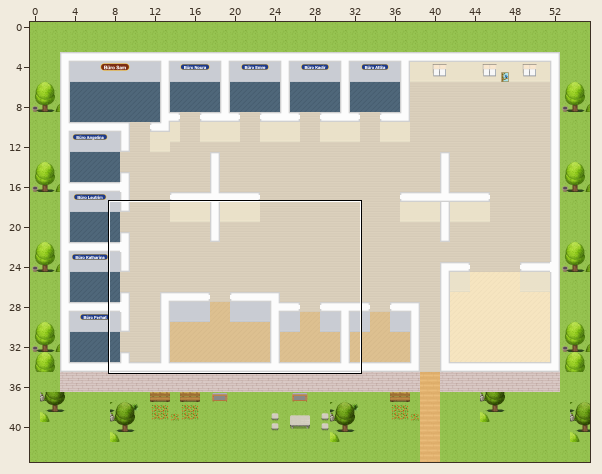
One commit to this Tiled map (JSON): sw-office.tmj. The first picture is a wide view before the edit; the outline marks the close-up.
Close-up. Old version:
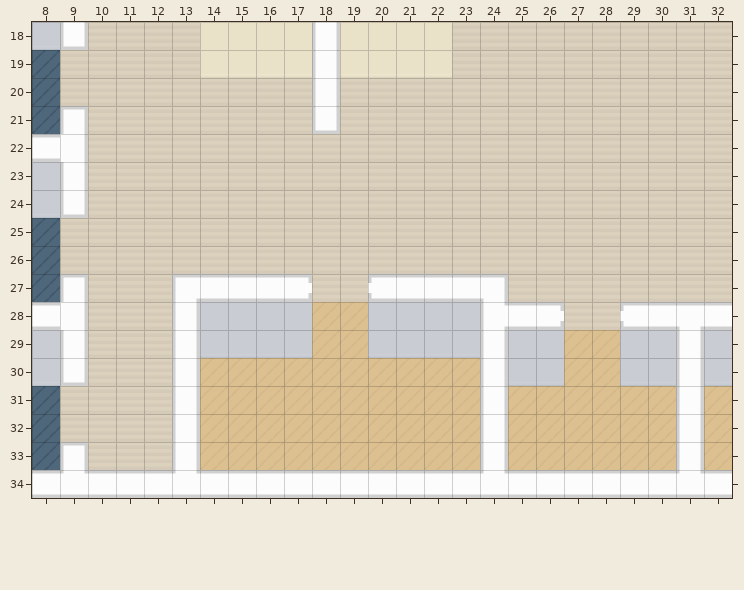
Cells are 32x32 px. Shown: x 8..32, y 18..34. The commit also changed other parts of the map, which this record leaves out.
And afterwards:
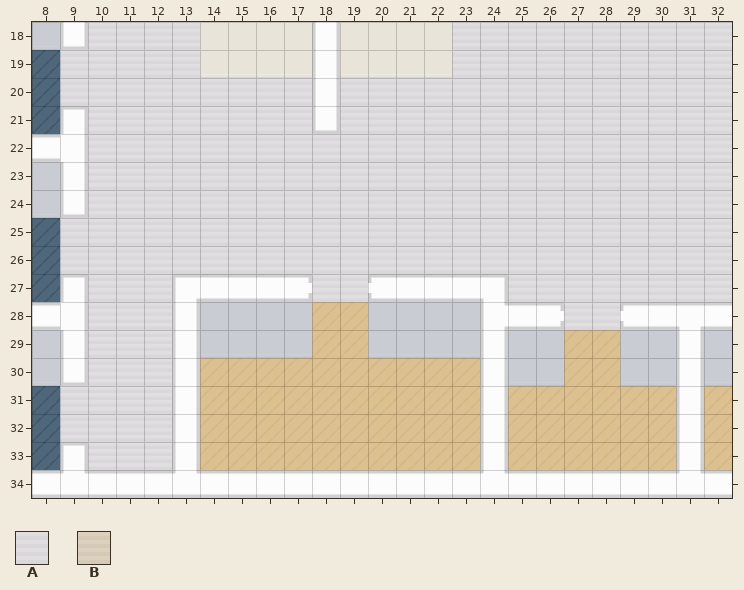
Key: from "SW_Farben": A 9, B 22.
_ is an empty cell, . an unchanged one.
From old to new:
--- layer "floor/floor1"
@@ x 9..32 @@
-18 .BBBB.........BBBBBBBBBB
-19 BBBBB.........BBBBBBBBBB
-20 BBBBBBBBB.BBBBBBBBBBBBBB
-21 .BBBBBBBB.BBBBBBBBBBBBBB
-22 .BBBBBBBBBBBBBBBBBBBBBBB
-23 .BBBBBBBBBBBBBBBBBBBBBBB
-24 .BBBBBBBBBBBBBBBBBBBBBBB
-25 BBBBBBBBBBBBBBBBBBBBBBBB
-26 BBBBBBBBBBBBBBBBBBBBBBBB
-27 .BBB.....BB.....BBBBBBBB
-28 .BBB..............BB....
-29 .BBB....................
-30 .BBB....................
-31 BBBB....................
-32 BBBB....................
-33 .BBB....................
+18 .AAAA.........AAAAAAAAAA
+19 AAAAA.........AAAAAAAAAA
+20 AAAAAAAAA.AAAAAAAAAAAAAA
+21 .AAAAAAAA.AAAAAAAAAAAAAA
+22 .AAAAAAAAAAAAAAAAAAAAAAA
+23 .AAAAAAAAAAAAAAAAAAAAAAA
+24 .AAAAAAAAAAAAAAAAAAAAAAA
+25 AAAAAAAAAAAAAAAAAAAAAAAA
+26 AAAAAAAAAAAAAAAAAAAAAAAA
+27 .AAA.....AA.....AAAAAAAA
+28 .AAA..............AA....
+29 .AAA....................
+30 .AAA....................
+31 AAAA....................
+32 AAAA....................
+33 .AAA....................
Pixel boxes of the changes (left, top, right, bottom) in both close-ups:
changed: (60, 22, 732, 470)
